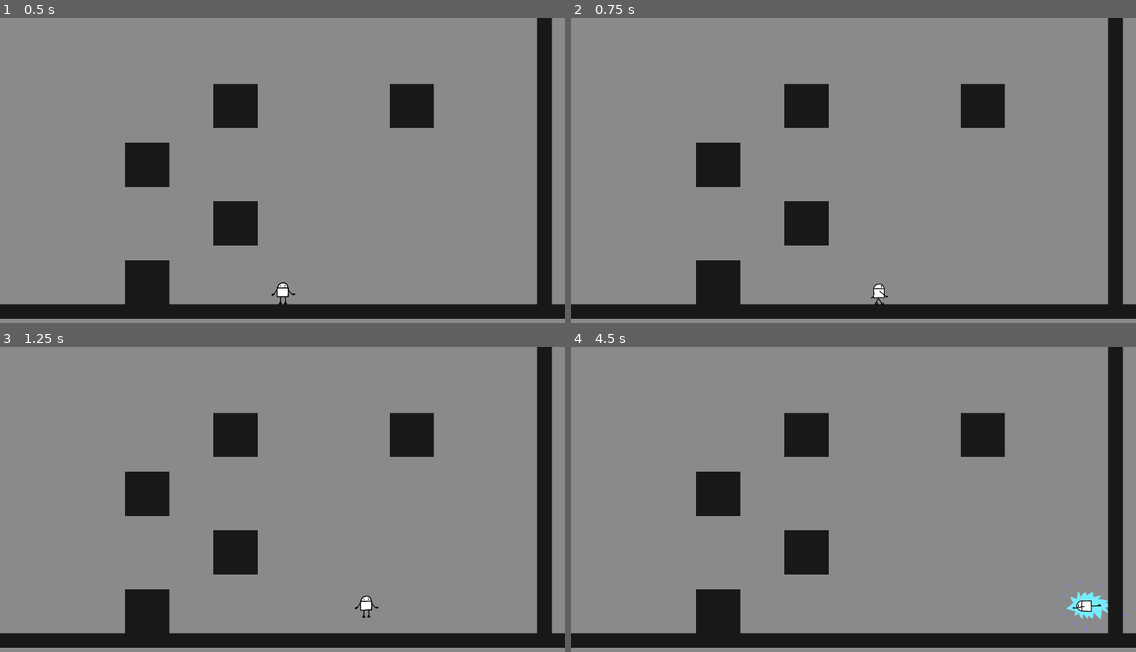
Above: before the commit, frames 1-4 (two rows, left to right).
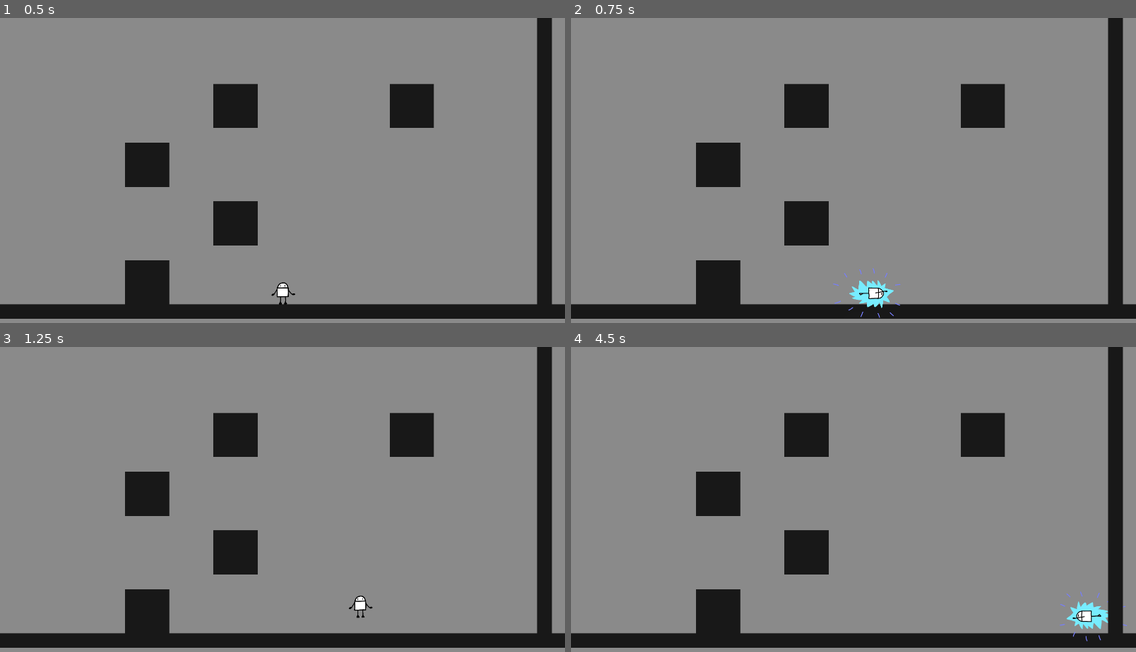
Above: after the commit, the same moments.

Repository: JueSung/holes_in_the_wall
Game: Godot game, scene res://main.tscn
Two runs of this game, one before a commit and one after it. Both use one fixed random seed, a clock stepped at 60 frames per second and the inputs below.
Inputs:
- Up to frame 1 (0.5 s): no input
- Up to frame 2 (0.75 s): hold D (right) from 0.53 s (still down); tap Tab (dash) at 0.6 s
- Up to frame 3 (1.25 s): keep holding D (right); tap W (up) at 0.77 s
- Up to frame 4 (4.5 s): tap Tab (dash) every 0.75 s from 1.35 to 4.35 s; tap W (up) at 1.52, 3.02, 3.77 s; release D (right) at 2.03 s; hold A (left) 2.03-2.78 s; hold D (right) 2.78-4.28 s; hold A (left) from 4.28 s (still down)

Frame 1 is identical in both runs. In frame 2, 0.4% of the frame differs, in the area x 46-59%, y 81-99%; in frame 3, 0.2%; in frame 4, 0.6%, in the area x 86-99%, y 76-97%.

Commit message:
fixed side dash on ground

Diff:
--- a/player.gd
+++ b/player.gd
@@ -101,7 +101,7 @@
 	if inputs["right"]:
 		dir.x += 1
 
-	if !dashing && is_on_floor(): # don't do while dashing or while in air (for in air, will be gradual slow)
+	if !dashing && dash_pause_timer <= 0 && is_on_floor(): # don't do while dashing or while in air (for in air, will be gradual slow)
 		velocity.x = dir.x * HORIZONTAL_SPEED
 
 		if abs(velocity.x) > 0:
@@ -138,7 +138,7 @@
 
 
 	if !is_on_floor():
-		if !dashing && !dash_pause_timer >= 0: # don't apply gravity if dashing
+		if !dashing && dash_pause_timer <= 0: # don't apply gravity if dashing
 			if velocity.y < 0: # going up
 				if !inputs["up"] && !has_released_up: # runs moment released up while jumping - has_released_up gets set later
 					velocity.y /= 2.
